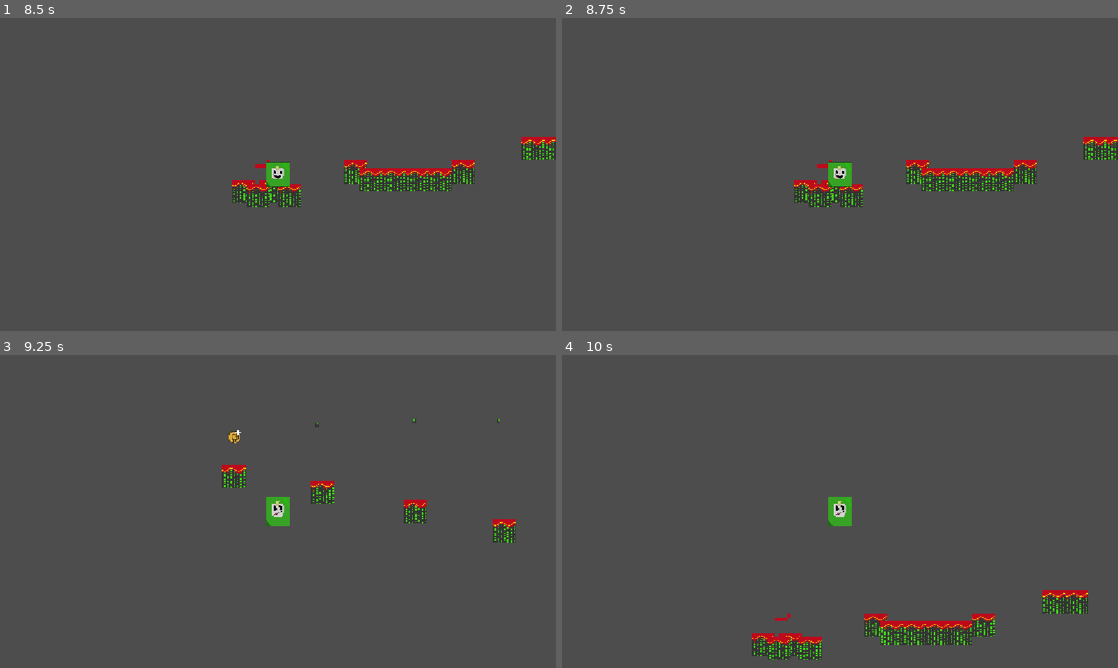
Above: before the commit, frames 1-4 (two rows, left to right).
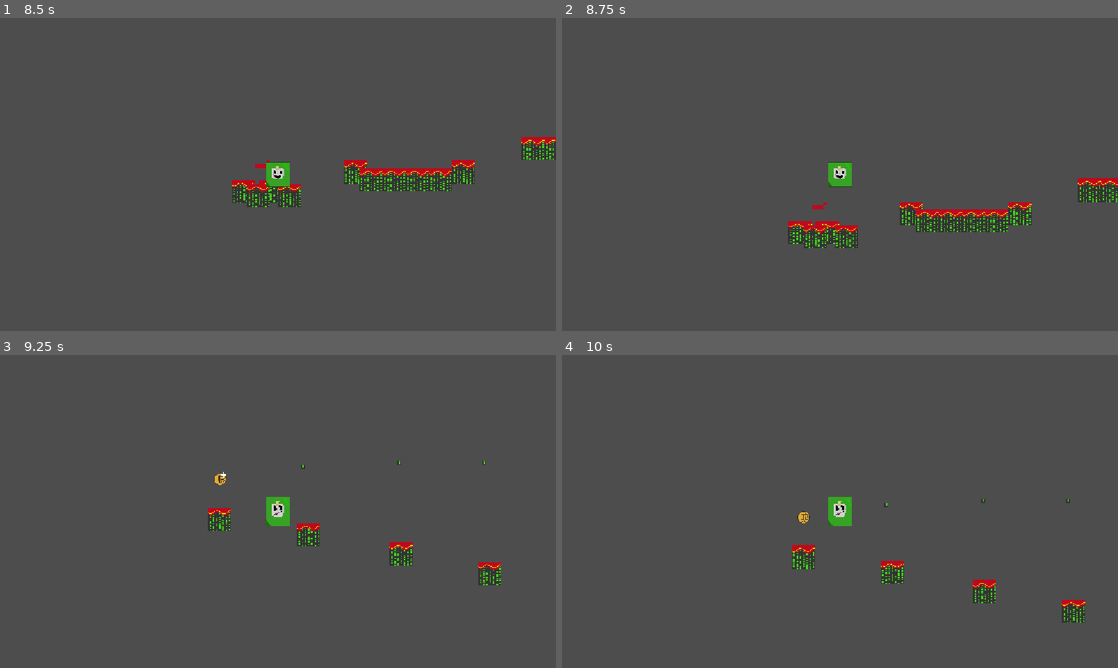
Above: after the commit, the same moments.

Repository: Tdem1/Haven-2026-Bounce-Back-Game-The-game
Game: Godot game, scene res://level_2.tscn
The game is run twice, just before and just after one commit, with the same random seed, the same clock (stepped at 60 frames per second) and the same inputs. This scene is started directly instead of the project's main scene.
Inputs:
- Up to frame 1 (8.5 s): tap Enter at 0.5 s; hold Right (right) 0.53-2.03 s; tap Up (up) at 0.77, 1.52, 3.02, 3.77, 4.52, 6.02, 6.77, 7.52 s; hold A (left) 2.03-2.78 s; hold Right (right) 2.78-4.28 s; hold A (left) 4.28-5.03 s; hold Right (right) 5.03-5.78 s; hold A (left) 5.78-7.28 s; hold Right (right) from 7.28 s (still down); tap R (respawn) at 8 s
- Up to frame 2 (8.75 s): keep holding Right (right)
- Up to frame 3 (9.25 s): keep holding Right (right); tap Up (up) at 9.02 s
- Up to frame 4 (10 s): release Right (right) at 9.53 s; hold A (left) from 9.53 s (still down); tap Up (up) at 9.77 s

Frame 1 is identical in both runs. In frame 2, 6.5% of the frame differs, in the area x 40-100%, y 38-74%; in frame 3, 2.7%; in frame 4, 4.5%.

Commit message:
hello

Diff:
--- a/bounce-back-godot/level_2.tscn
+++ b/bounce-back-godot/level_2.tscn
@@ -4,7 +4,6 @@
 [ext_resource type="Texture2D" uid="uid://xcx0pf8u58wr" path="res://images/carpet.png" id="2_7j8ne"]
 [ext_resource type="PackedScene" uid="uid://6nvteqthm4rt" path="res://player.tscn" id="3_7dov7"]
 [ext_resource type="PackedScene" uid="uid://d2g5r2lv8mcfn" path="res://coin.tscn" id="4_ehv2h"]
-[ext_resource type="PackedScene" uid="uid://caaaib4yxiuv6" path="res://switch.tscn" id="5_15wb7"]
 [ext_resource type="PackedScene" uid="uid://cm0hevwye5so0" path="res://end_portal.tscn" id="6_eoq84"]
 
 [sub_resource type="PhysicsMaterial" id="PhysicsMaterial_h2yge"]
@@ -181,7 +180,8 @@
 	pass
 
 
-func end() -> void:
+
+func done() -> void:
 	get_tree().change_scene_to_file(\"res://level_3.tscn\")
 "
 
@@ -225,11 +225,6 @@
 
 [node name="Coin10" parent="CoinSet" unique_id=796010014 instance=ExtResource("4_ehv2h")]
 position = Vector2(130, -1607)
-
-[node name="switch" parent="." unique_id=129136398 instance=ExtResource("5_15wb7")]
-position = Vector2(2948.0002, -432)
-rotation = 0.010122299
-scale = Vector2(2.0401282, 1.7599413)
 
 [node name="EndPortal" parent="." unique_id=672464198 instance=ExtResource("6_eoq84")]
 position = Vector2(2788, -2468)
@@ -245,4 +240,4 @@
 [connection signal="get_coin" from="CoinSet/Coin8" to="Player" method="_on_coin_get_coin"]
 [connection signal="get_coin" from="CoinSet/Coin9" to="Player" method="_on_coin_get_coin"]
 [connection signal="get_coin" from="CoinSet/Coin10" to="Player" method="_on_coin_get_coin"]
-[connection signal="flip" from="switch" to="Player" method="_on_switch_flip"]
+[connection signal="done" from="EndPortal" to="." method="done"]
Not shown, added: bounce-back-godot/export_presets.cfg
Not shown, added: gamethegame.zip
